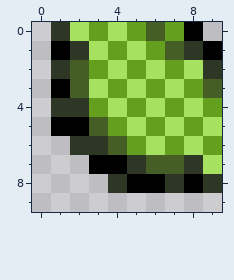
Pixel-art sprite, stored at assets/seg_ur.png. Above, as it was before the edit.
The file is 10x10 pixels.
The result:
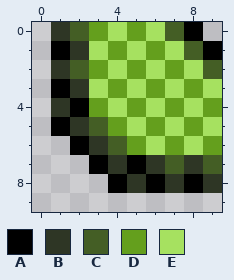
Palette (. is transparent): A #000000  B #2e3625  C #445e25  D #649f1d  E #a6e160
The edit:
Changed rows in their new state; - is an unchanged pixel.
first column x 2:
 0 C---EC--
 1 -----EC-
 2 -------C
 3 B------E
 4 A-------
 5 B-------
 6 A-------
 7 --BAB--C
 8 --AB----
Changed places in both pictures, as pixel boxes (x1, y1, x2, y2):
changed: (70, 22, 222, 193)
